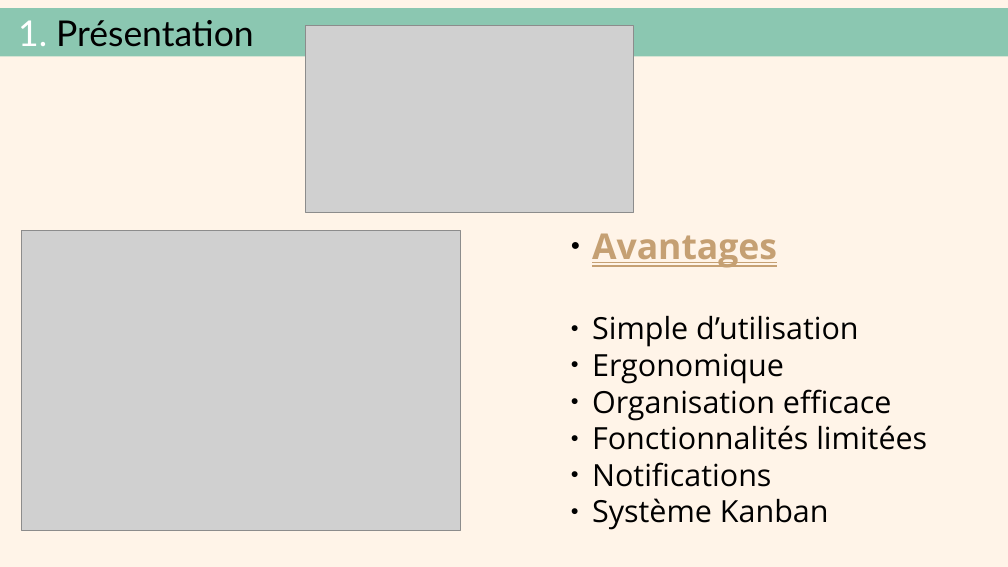
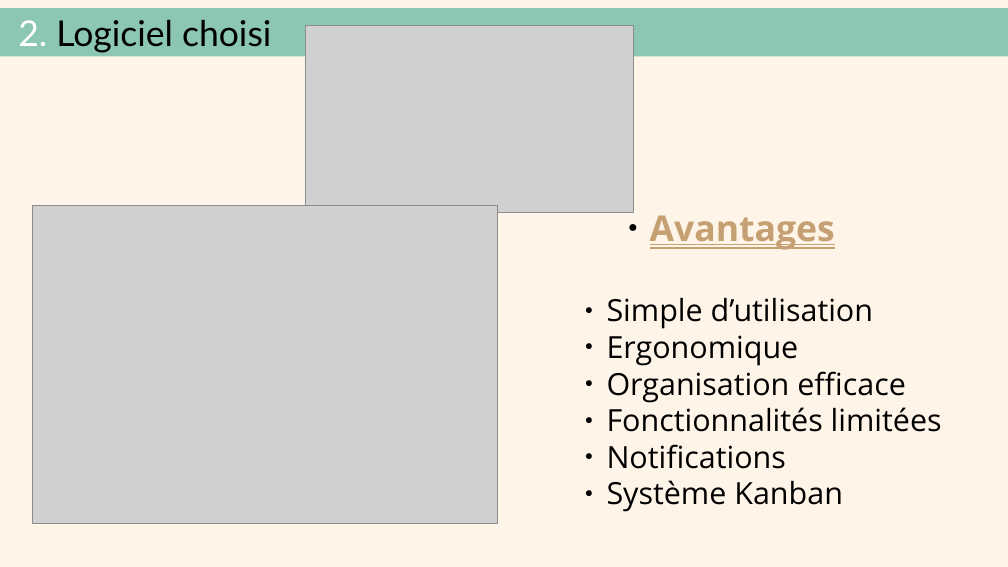
Before and after one commit to AudreyYuedra/MenuMaker-Qwenta_OC_P7, a slide deck: slide 4 of PPT Trello_Kanban.odp (slide 3 before the commit). Drawn at 1008x567 pixels with LibreOffice and Linux fonts; fonts in the diff are those of the drawing; grey boxes stand for pictures. Boxes give left, top, right and bottom in pixels: in the first picture for what was removed or moved away, otherwise in the second. Text is boxed around its words. In the diff, an @@ line names an element or a change of style, - is before the commit and + after.

Commit message:
Finition PPT Kanban + PDF

```diff
--- a/PPT Trello_Kanban.odp
+++ b/PPT Trello_Kanban.odp
@@ title at <box>18,20,271,53</box>: text changed @@
-1. Présentation
+2. Logiciel choisi
@@ picture: place and size @@
-picture at <box>22,231,461,531</box>
+picture at <box>32,205,498,523</box>
@@ text "Avantages": place and size @@
-text "Avantages" at <box>592,233,927,530</box>
+text "Avantages" at <box>607,215,942,512</box>
@@ text at <box>650,215,835,250</box>: list level 1 to 3 in "Avantages" @@
```
Also in this commit, not shown: 5 other slides changed, 5 slides added, 2 slides removed, 1 other file.
